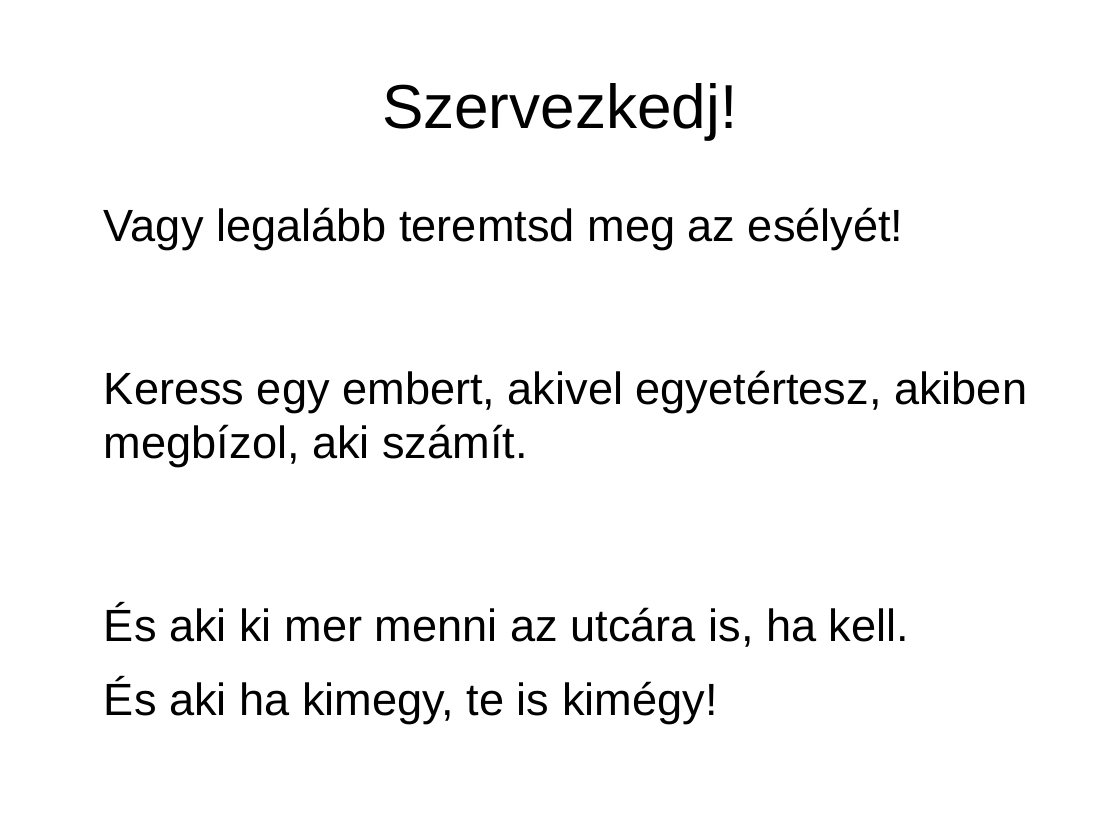
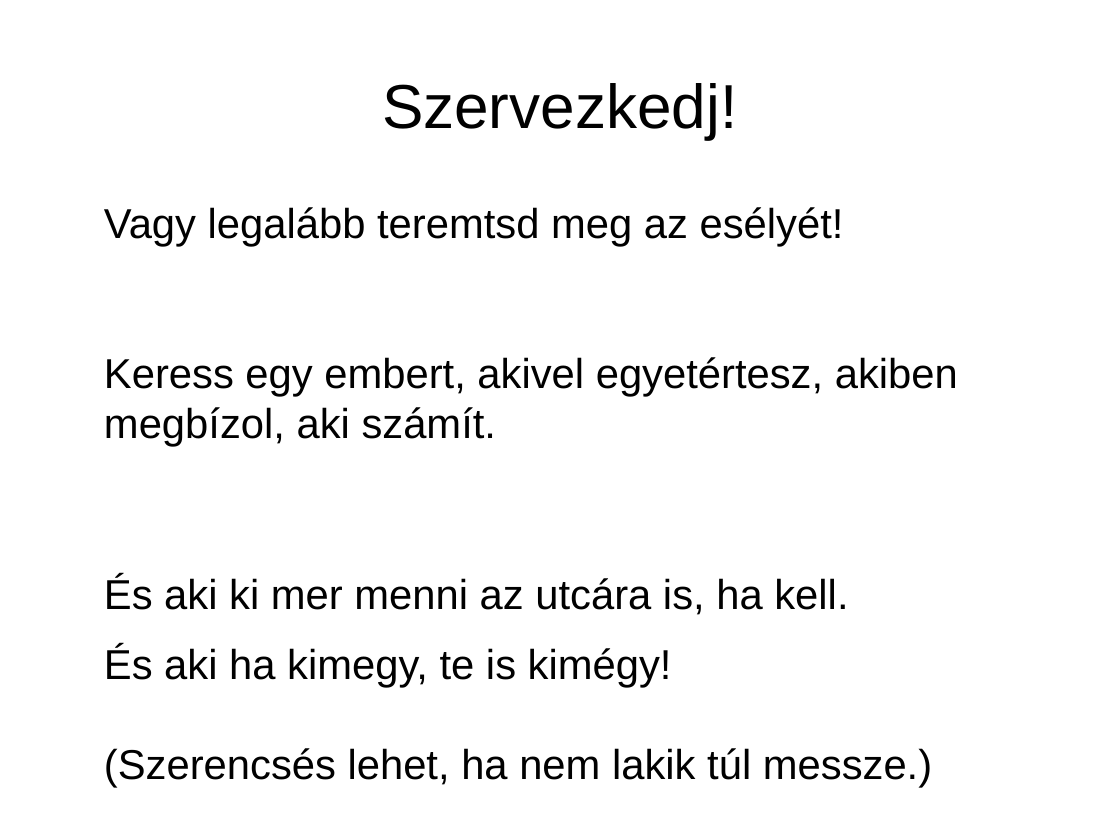
Before and after one commit to brezniczky/ep_elections_2019_hun, a slide deck: slide 43 of slides/hun/slides.odp (slide 40 before the commit). Drawn at 1120x840 pixels with LibreOffice and Linux fonts; fonts in the diff are those of the drawing. Boxes give left, top, right and bottom in pixels: in the first picture for what was removed or moved away, otherwise in the second. Text is boxed around its words. In the diff, an @@ line names an element or a change of style, - is before the commit and + after.

```diff
--- a/slides/hun/slides.odp
+++ b/slides/hun/slides.odp
@@ text at (x1=104, y1=207, x2=958, y2=615): size 32 to 29.6 pt in "Vagy legalább teremtsd meg az esélyét! Keress ...", "És aki ki mer menni az utcára ..." @@
@@ text at (x1=104, y1=646, x2=932, y2=788): text changed; size 32 to 29.6 pt @@
-És aki ha kimegy, te is kimégy!
+És aki ha kimegy, te is kimégy!
+(Szerencsés lehet, ha nem lakik túl messze.)
```
Also in this commit, not shown: 24 other slides changed, 3 slides added.
